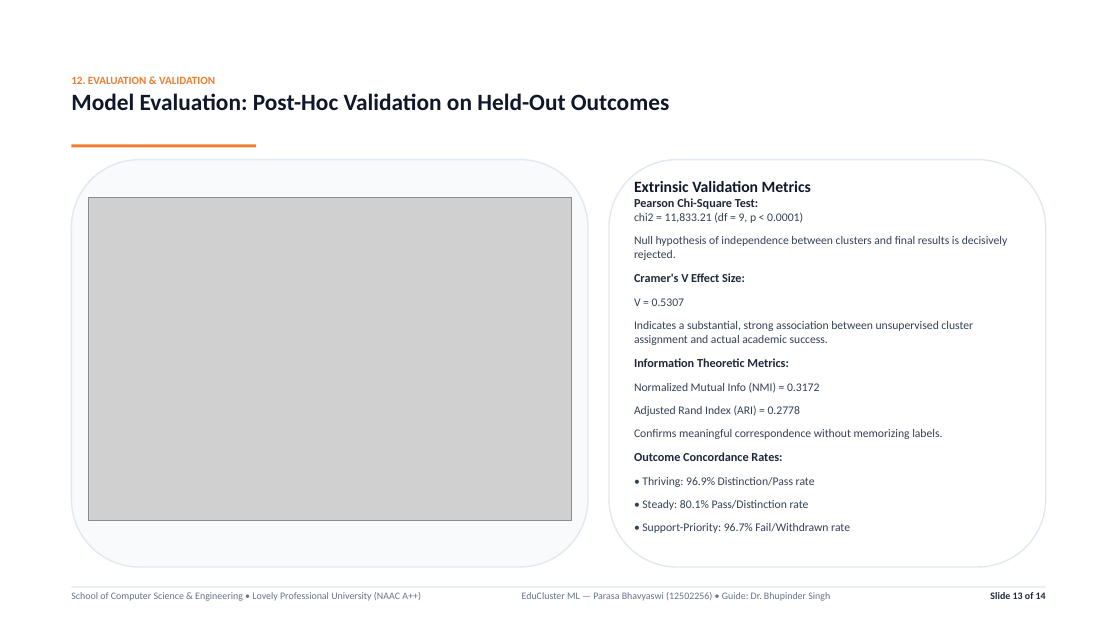
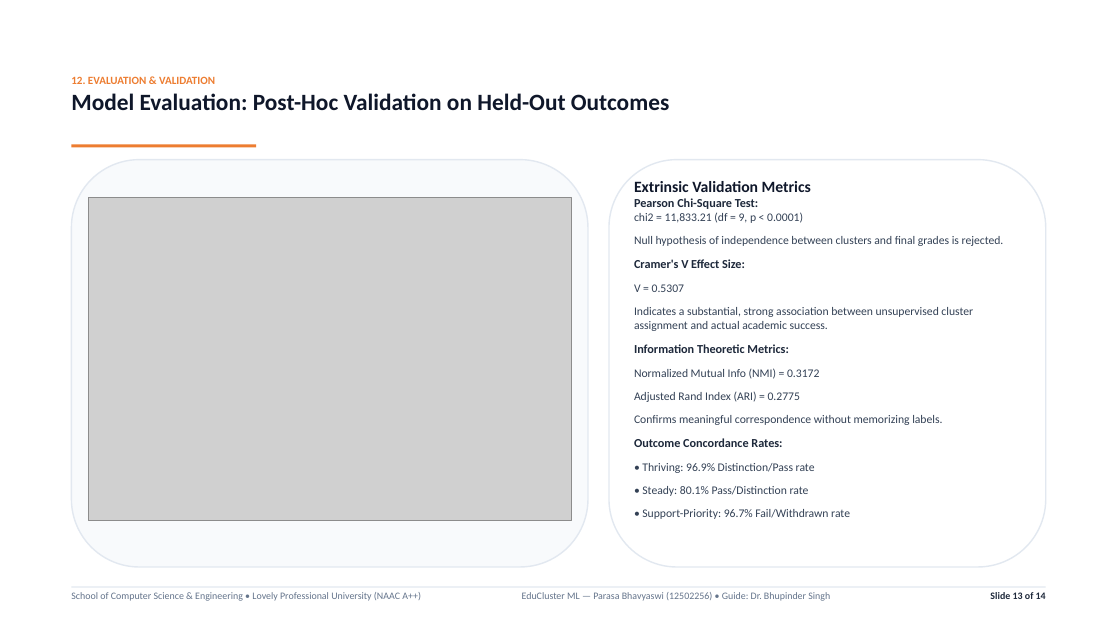
Before and after one commit to parasabhavyaswi/student-engagement-performance-clustering, a slide deck: slide 13 of EduCluster_Presentation_Dark.pptx. Drawn at 1120x630 pixels with LibreOffice and Linux fonts; fonts in the diff are those of the drawing; grey boxes stand for pictures; background and template pictures are left out. Boxes give left, top, right and bottom in pixels: in the first picture for what was removed or moved away, otherwise in the second. Text is boxed around its words. In the diff, an @@ line names an element or a change of style, - is before the commit and + after.

```diff
--- a/EduCluster_Presentation_Dark.pptx
+++ b/EduCluster_Presentation_Dark.pptx
@@ text at box(634, 198, 1004, 246): text changed @@
-Pearson Chi-Square Test:
-chi2 = 11,833.21 (df = 9, p < 0.0001)
-Null hypothesis of independence between clusters and final results is decisively rejected.
+Pearson Chi-Square Test:
+chi2 = 11,833.21 (df = 9, p < 0.0001)
+Null hypothesis of independence between clusters and final grades is rejected.
@@ text at box(634, 344, 942, 425): text changed @@
-Information Theoretic Metrics:
-Normalized Mutual Info (NMI) = 0.3172
-Adjusted Rand Index (ARI) = 0.2778
-Confirms meaningful correspondence without memorizing labels.
+Information Theoretic Metrics:
+Normalized Mutual Info (NMI) = 0.3172
+Adjusted Rand Index (ARI) = 0.2775
+Confirms meaningful correspondence without memorizing labels.
```
Also in this commit, not shown: 9 other slides changed, 1 other file.
